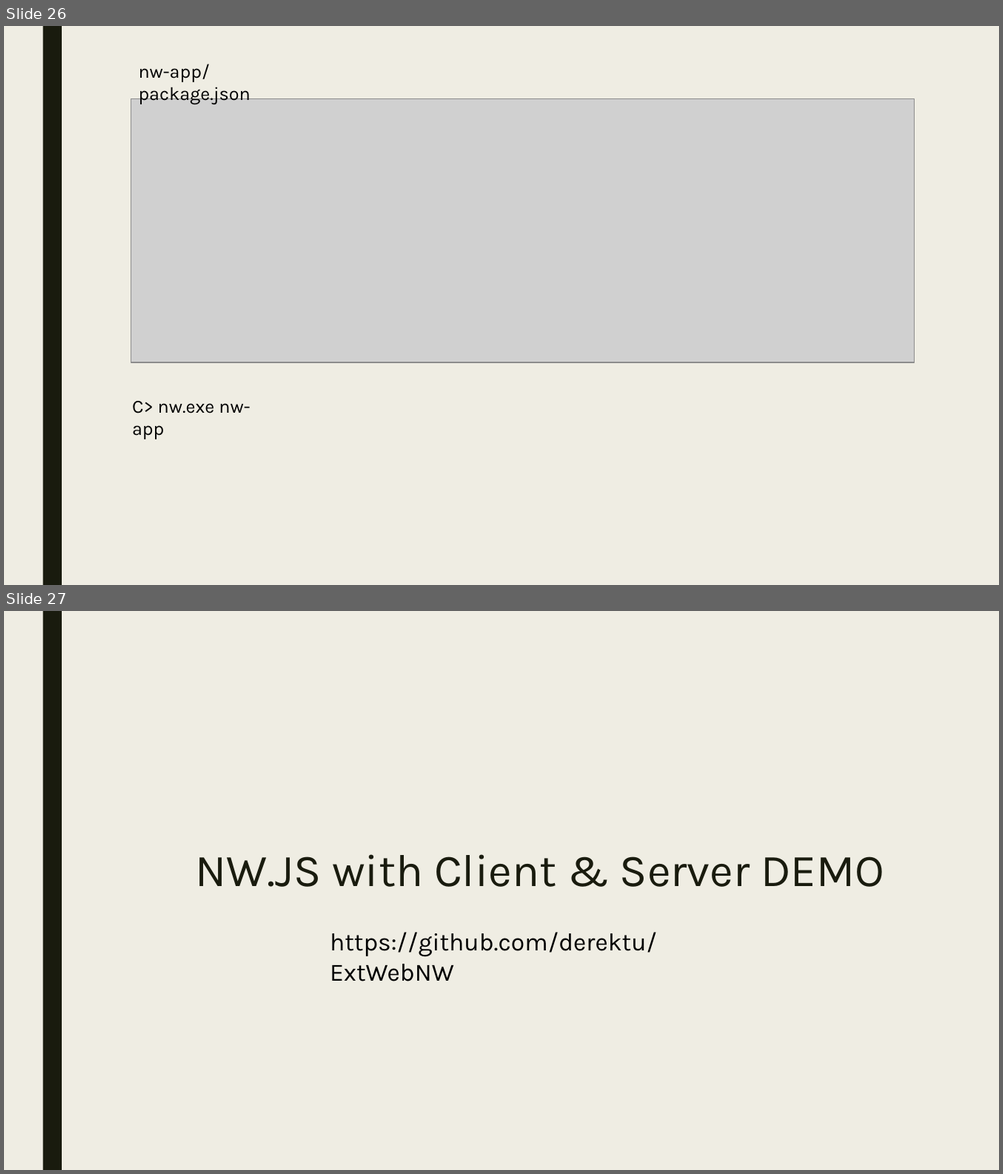
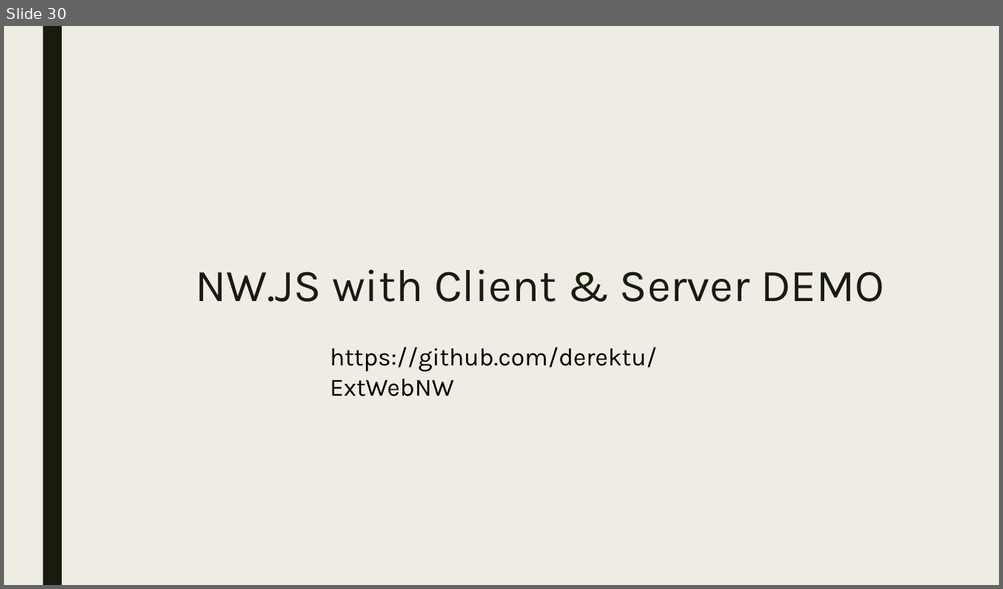
Before and after one commit to derektu/NodeTutorial, a slide deck: Presentation.pptx. Shown one above the other, each under a label of ours: slides 26 and 27 before the commit, slide 30 after it. The pictures are 1003x1174 and 1003x589 pixels, drawn with LibreOffice and Linux fonts; fonts in the diff are those of the drawing; grey boxes stand for pictures. Boxes give left, top, right and bottom in pixels: in the first picture for what was removed or moved away, otherwise in the second. Text is boxed around its words. In the diff, an @@ line names an element or a change of style, - is before the commit and + after.

```diff
--- a/Presentation.pptx
+++ b/Presentation.pptx
@@ slide 26 removed at [4, 26, 999, 585], background #EFEDE3; not listed: 1 template element that a slide beside it also shows @@
@@ text removed at [139, 64, 250, 105] @@
-nw-app/package.json
@@ picture removed at [131, 99, 914, 363] @@
@@ text removed at [132, 401, 250, 440] @@
-C> nw.exe nw-app
@@ what was slide 27 is now slide 30 @@
```
Also in this commit, not shown: 8 slides changed, 7 slides added, 2 other slides removed.
